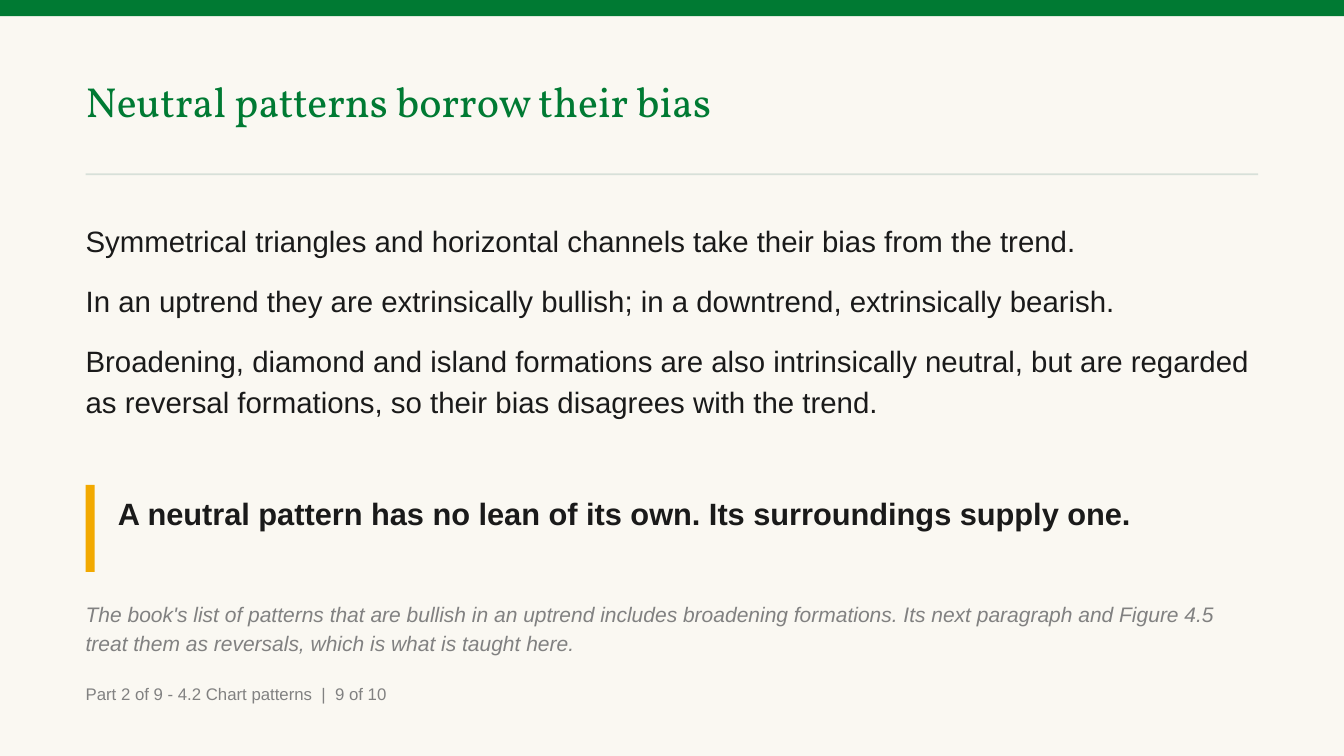
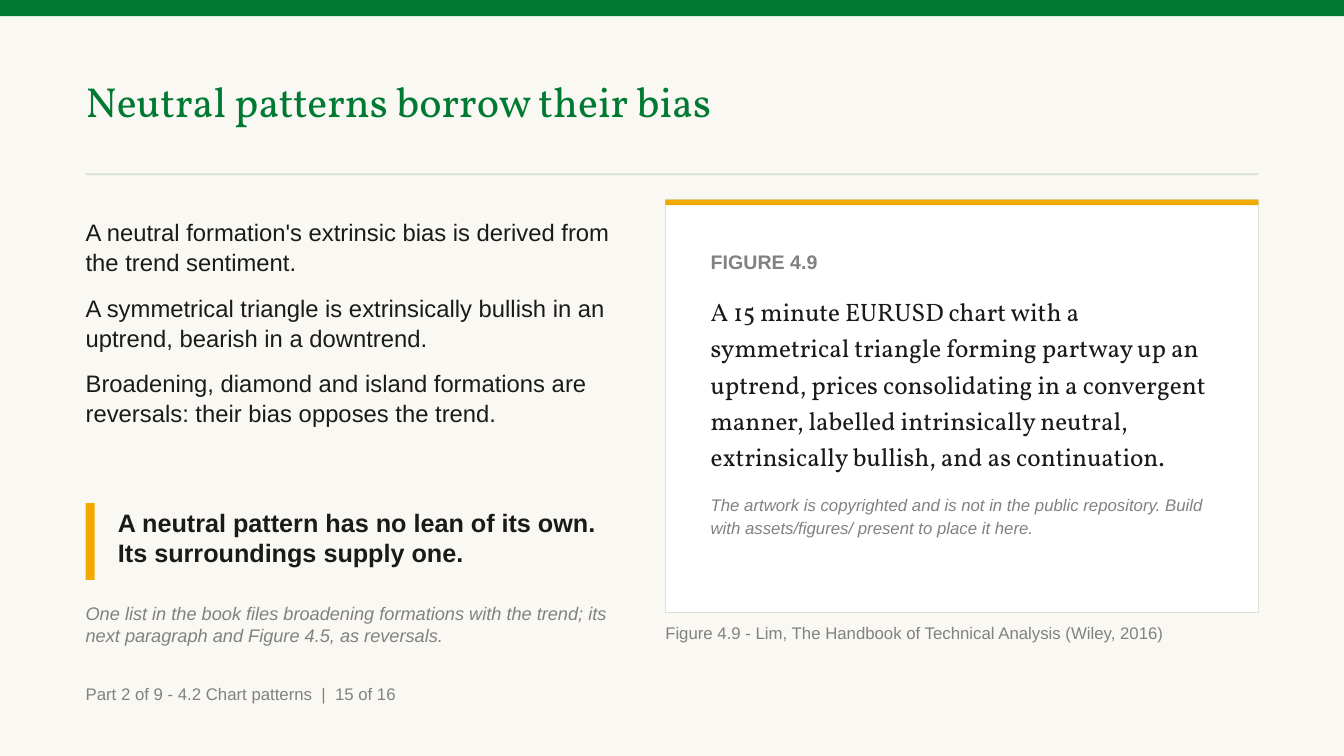
Before and after one commit to benjiesotelo-sudo/Telos_FIN1209, a slide deck: slide 42 of chapter-04/FIN1209-Chapter-04.pptx (slide 26 before the commit). Drawn at 1344x756 pixels with LibreOffice and Linux fonts; fonts in the diff are those of the drawing. Boxes give left, top, right and bottom in pixels: in the first picture for what was removed or moved away, otherwise in the second. Text is boxed around its words. In the diff, an @@ line names an element or a change of style, - is before the commit and + after.

Commit message:
Revise Chapter 4 after the instructor's review: a picture beside every idea
The instructor opened the first build, 46 slides, and sent it back for three
reasons. This is the second build, 79 slides and 136 minutes at the
calibrated rate, against 188 and 219 for Chapter 3.

1. Slides with no picture could not be taught from. Every teaching slide but
   one now has a picture beside it: a book figure where the book has one,
   otherwise one of eighteen charts of our own, lettered A to R. Ten of them
   carry section 4.1, where the book spends three pages on who buys and who
   sells in each phase with no figure at all.

2. A check showed its answer on the question slide, which cannot be
   presented. Every check is a question slide and then a reveal slide again,
   as in Chapters 1 to 3, and the same-slide renderer is removed from
   deckkit.

3. It taught less than the book does. All 32 of the book's figures are now
   placed, each with what the book says about it, against 19 before.
   Section 4.2 teaches every one of the book's pattern lists, with the
   shapes sketched from the one line descriptions in the book's own Chapter
   13, and the book's worked example of one ascending triangle in three
   locations. Eleven checks, up from eight.

Where a section uses a tool the book has not taught yet, the slide stops
where the book stops and says so in a caption.

chartkit gains two forms, annotated and gallery, drawn at the size of a
Pair's picture column. Both editions of Chapters 1 to 3 rebuild byte for
byte and their six PDFs are identical by text.

The committed deck embeds exactly the eighteen charts this build drew and a
placeholder for every book figure.

```diff
--- a/chapter-04/FIN1209-Chapter-04.pptx
+++ b/chapter-04/FIN1209-Chapter-04.pptx
@@ rectangle added at (x1=665, y1=200, x2=1258, y2=613), fill #FFFFFF, outline #D7E0D9 1 pt @@
@@ rectangle added at (x1=665, y1=200, x2=1258, y2=206), fill #F2A900 @@
@@ text at (x1=86, y1=223, x2=609, y2=427): text changed; size 21 to 17 pt @@
-Symmetrical triangles and horizontal channels take their bias from the trend.
-In an uptrend they are extrinsically bullish; in a downtrend, extrinsically bearish.
-Broadening, diamond and island formations are also intrinsically neutral, but are regarded as reversal formations, so their bias disagrees with the trend.
+A neutral formation's extrinsic bias is derived from the trend sentiment.
+A symmetrical triangle is extrinsically bullish in an uptrend, bearish in a downtrend.
+Broadening, diamond and island formations are reversals: their bias opposes the trend.
@@ text added at (x1=711, y1=255, x2=1206, y2=538), 18 pt, text #1A1A1A @@
+FIGURE 4.9
+A 15 minute EURUSD chart with a symmetrical triangle forming partway up an uptrend, prices consolidating in a convergent manner, labelled intrinsically neutral, extrinsically bullish, and as continuation.
+The artwork is copyrighted and is not in the public repository. Build with assets/figures/ present to place it here.
@@ rectangle resized from (x1=86, y1=485, x2=95, y2=572) to (x1=86, y1=503, x2=95, y2=580) @@
@@ text "A neutral pattern has no ..." moved from (x1=118, y1=502, x2=1130, y2=530) to (x1=118, y1=513, x2=595, y2=568) @@
@@ text "A neutral pattern has no ..." at (x1=118, y1=513, x2=595, y2=568): size 22 to 18 pt; line spacing 1.15 to 1 @@
@@ text at (x1=86, y1=607, x2=606, y2=646): text changed; size 15 to 13 pt @@
-The book's list of patterns that are bullish in an uptrend includes broadening formations. Its next paragraph and Figure 4.5 treat them as reversals, which is what is taught here.
+One list in the book files broadening formations with the trend; its next paragraph and Figure 4.5, as reversals.
@@ text added at (x1=665, y1=627, x2=1163, y2=643), 12 pt, text #818181 @@
+Figure 4.9 - Lim, The Handbook of Technical Analysis (Wiley, 2016)
@@ text at (x1=86, y1=688, x2=396, y2=704): text changed @@
-Part 2 of 9 - 4.2 Chart patterns | 9 of 10
+Part 2 of 9 - 4.2 Chart patterns | 15 of 16
```
Also in this commit, not shown: 40 other slides changed, 33 slides added, 10 other files.
